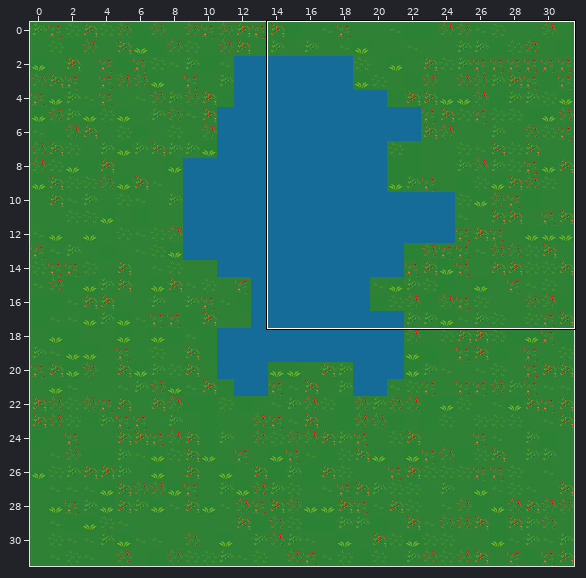
One commit to this Tiled map: assets/WalkingDemoScene.tmx. Above, an overview of the earlier version with the close-up marked.
Close-up. The starting point:
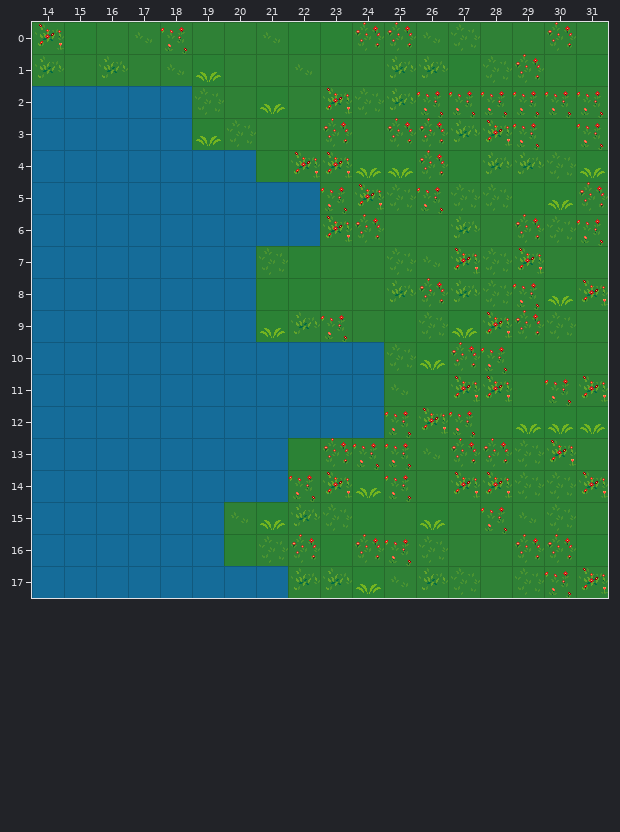
Cells are 32x32 px. Shown: x 14..31, y 0..17. The commit also changed other parts of the map, which this record leaves out.
After:
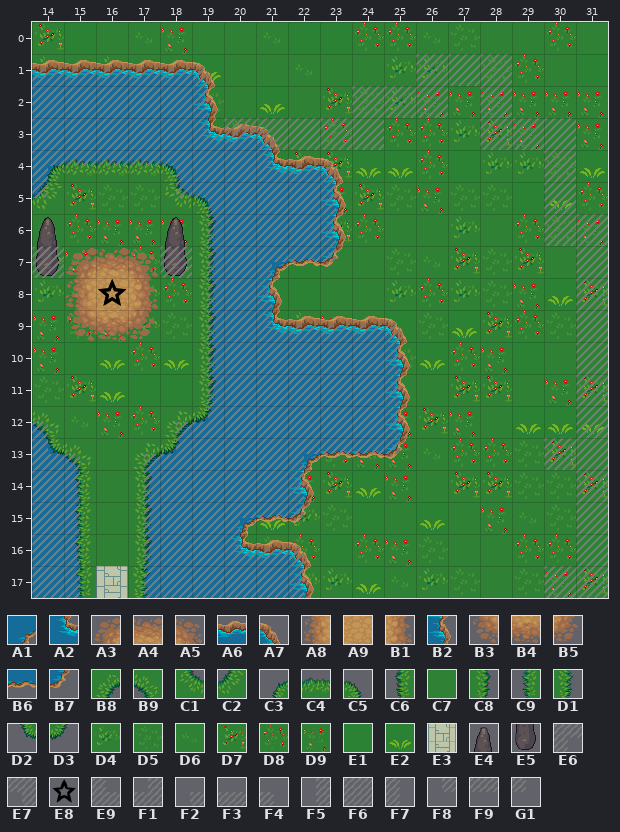
Key: from "terrain": A1 28, A2 60, A3 64, A4 65, A5 66, A6 92, A7 93, A8 96, A9 97, B1 98, B2 125, B3 128, B4 129, B5 130, B6 156, B7 157, B8 193, B9 194, C1 225, C2 226, C3 256, C4 257, C5 258, C6 288, C7 289, C8 290, C9 291, D1 293, D2 320, D3 322, D4 352, D5 353, D6 354, D7 355, D8 356, D9 357, E1 364, E2 365, E3 519, E4 671, E5 703, E6 894, E7 895, E8 925, E9 926, F1 927, F2 957, F3 958, F4 959, F5 989, F6 990, F7 991, F8 1021, F9 1022, G1 1023.
__ is an empty cell, .. an unchanged one.
Objects are placed by their top-left corner, in cells (3,4 is the top-left corner of cell 3,4); size is 1x1 cell unless given.
Tiles of an added or newly shown layer are drawn over the layers below it.
Commit: Read spawn from objects layer
The exact change:
--- layer "Ground" (now shown)
@@ x 14..25 @@
- 1 __ __ __ __ __ __ .. .. .. .. .. ..
- 2 .. .. .. .. .. __ .. .. .. .. .. ..
- 3 .. .. .. .. .. __ __ __ .. .. .. ..
- 4 __ __ __ __ __ .. .. __ __ __ .. ..
- 5 __ __ __ __ __ __ .. .. .. __ .. ..
- 6 __ __ __ __ __ __ .. .. .. __ .. ..
- 7 __ __ __ __ __ __ .. __ __ __ .. ..
- 8 __ __ .. __ __ __ .. __ .. .. .. ..
- 9 __ __ __ __ __ __ .. __ __ __ __ __
-10 __ __ __ __ __ __ .. .. .. .. .. __
-11 __ __ __ __ __ __ .. .. .. .. .. __
-12 __ __ __ __ __ __ .. .. .. .. .. __
-13 __ __ __ __ __ .. .. .. __ __ __ __
-14 .. __ __ __ .. .. .. .. __ .. .. ..
-15 .. __ __ __ .. .. __ __ __ .. .. ..
-16 .. __ __ __ .. .. __ __ __ .. .. ..
-17 .. __ __ __ .. .. .. .. __ .. .. ..
+ 1 A6 A6 A6 A6 A6 A7 .. .. .. .. .. ..
+ 2 .. .. .. .. .. B2 .. .. .. .. .. ..
+ 3 .. .. .. .. .. A2 A6 A7 .. .. .. ..
+ 4 C3 C4 C4 C4 C5 .. .. A2 A6 A7 .. ..
+ 5 C2 D7 D5 D5 C1 C5 .. .. .. B2 .. ..
+ 6 D6 D8 D9 D9 D9 C8 .. .. .. B2 .. ..
+ 7 D4 D9 D6 D8 E2 C8 .. A1 B6 B7 .. ..
+ 8 D4 D6 .. D4 D8 C8 .. B2 .. .. .. ..
+ 9 D9 D8 D9 D4 D5 C8 .. A2 A6 A6 A6 A7
+10 D9 E1 E2 D8 E2 C8 .. .. .. .. .. B2
+11 D5 D7 E2 E1 E1 C8 .. .. .. .. .. B2
+12 B9 D6 D9 D8 B8 D3 .. .. .. .. .. B2
+13 D2 B9 C7 B8 D3 .. .. .. A1 B6 B6 B7
+14 .. C6 C7 C8 .. .. .. .. B2 .. .. ..
+15 .. C6 C7 C8 .. .. A1 B6 B7 .. .. ..
+16 .. C6 C7 C8 .. .. A2 A6 A7 .. .. ..
+17 .. C9 E3 D1 .. .. .. .. B2 .. .. ..
--- layer "Tile Layer 4" (now shown)
@@ x 14..18 @@
- 6 __ .. .. .. __
- 7 __ __ __ __ __
- 8 .. __ __ __ ..
- 9 .. __ __ __ ..
+ 6 E4 .. .. .. E4
+ 7 E5 A3 A4 A5 E5
+ 8 .. A8 A9 B1 ..
+ 9 .. B3 B4 B5 ..
--- layer "Objects" (added)
+E8 "Spawn" at 16,8
--- layer "Pass" (now shown)
@@ x 14..31 @@
- 1 __ __ __ __ __ __ .. .. .. .. .. .. __ __ __ .. .. ..
- 2 __ __ __ __ __ __ .. .. .. .. __ __ __ .. __ .. .. ..
- 3 __ __ __ __ __ __ __ __ __ __ __ .. .. .. __ __ __ ..
- 4 __ __ __ __ __ __ __ __ __ __ .. .. .. .. .. .. __ ..
- 5 __ .. .. .. __ __ __ __ __ __ .. .. .. .. .. .. __ ..
- 6 .. .. .. .. .. __ __ __ __ __ .. .. .. .. .. .. __ __
- 7 __ .. .. .. __ __ __ __ __ __ .. .. .. .. .. .. .. __
- 8 .. .. __ .. .. __ __ __ .. .. .. .. .. .. .. .. .. __
- 9 .. .. .. .. .. __ __ __ __ __ __ __ .. .. .. .. .. __
-10 .. .. .. .. .. __ __ __ __ __ __ __ .. .. .. .. .. __
-11 .. .. .. .. .. __ __ __ __ __ __ __ .. .. .. .. .. __
-12 __ .. .. .. __ __ __ __ __ __ __ __ .. .. .. .. .. __
-13 __ __ .. __ __ __ __ __ __ __ __ __ .. .. .. .. __ __
-14 __ __ .. __ __ __ __ __ __ .. .. .. .. .. .. .. .. __
-15 __ __ .. __ __ __ __ __ __ .. .. .. .. .. .. .. .. __
-16 __ __ .. __ __ __ __ __ __ .. .. .. .. .. .. .. .. __
-17 __ __ .. __ __ __ __ __ __ .. .. .. .. .. .. .. __ __
+ 1 F3 F3 F3 F3 F3 F4 .. .. .. .. .. .. F6 F6 F6 .. .. ..
+ 2 F6 F6 F6 F6 F6 F7 .. .. .. .. F6 F6 F6 .. F6 .. .. ..
+ 3 F6 F6 F6 F6 F6 E9 F6 F6 F6 F6 F6 .. .. .. F6 F6 F6 ..
+ 4 E6 F9 F9 F9 E7 F6 F6 E9 F3 F4 .. .. .. .. .. .. F6 ..
+ 5 G1 .. .. .. F8 E7 F6 F6 F6 F7 .. .. .. .. .. .. F6 ..
+ 6 .. .. .. .. .. F5 F6 F6 F6 F7 .. .. .. .. .. .. F6 F6
+ 7 F6 .. .. .. F6 F5 F6 E6 F9 G1 .. .. .. .. .. .. .. F6
+ 8 .. .. E8 .. .. F5 F6 F7 .. .. .. .. .. .. .. .. .. F6
+ 9 .. .. .. .. .. F5 F6 E9 F3 F3 F3 F4 .. .. .. .. .. F6
+10 .. .. .. .. .. F5 F6 F6 F6 F6 F6 F7 .. .. .. .. .. F6
+11 .. .. .. .. .. F5 F6 F6 F6 F6 F6 F7 .. .. .. .. .. F6
+12 F4 .. .. .. F2 F1 F6 F6 F6 F6 F6 F7 .. .. .. .. .. F6
+13 E9 F4 .. F2 F1 F6 F6 F6 E6 F9 F9 G1 .. .. .. .. F6 F6
+14 F6 F7 .. F5 F6 F6 F6 F6 F7 .. .. .. .. .. .. .. .. F6
+15 F6 F7 .. F5 F6 F6 E6 F9 G1 .. .. .. .. .. .. .. .. F6
+16 F6 F7 .. F5 F6 F6 E9 F3 F4 .. .. .. .. .. .. .. .. F6
+17 F6 F7 .. F5 F6 F6 F6 F6 F7 .. .. .. .. .. .. .. F6 F6
Where, in picture pixels (left, top, right, bottom), the same in both close-ups:
added: (32, 54, 608, 598)
